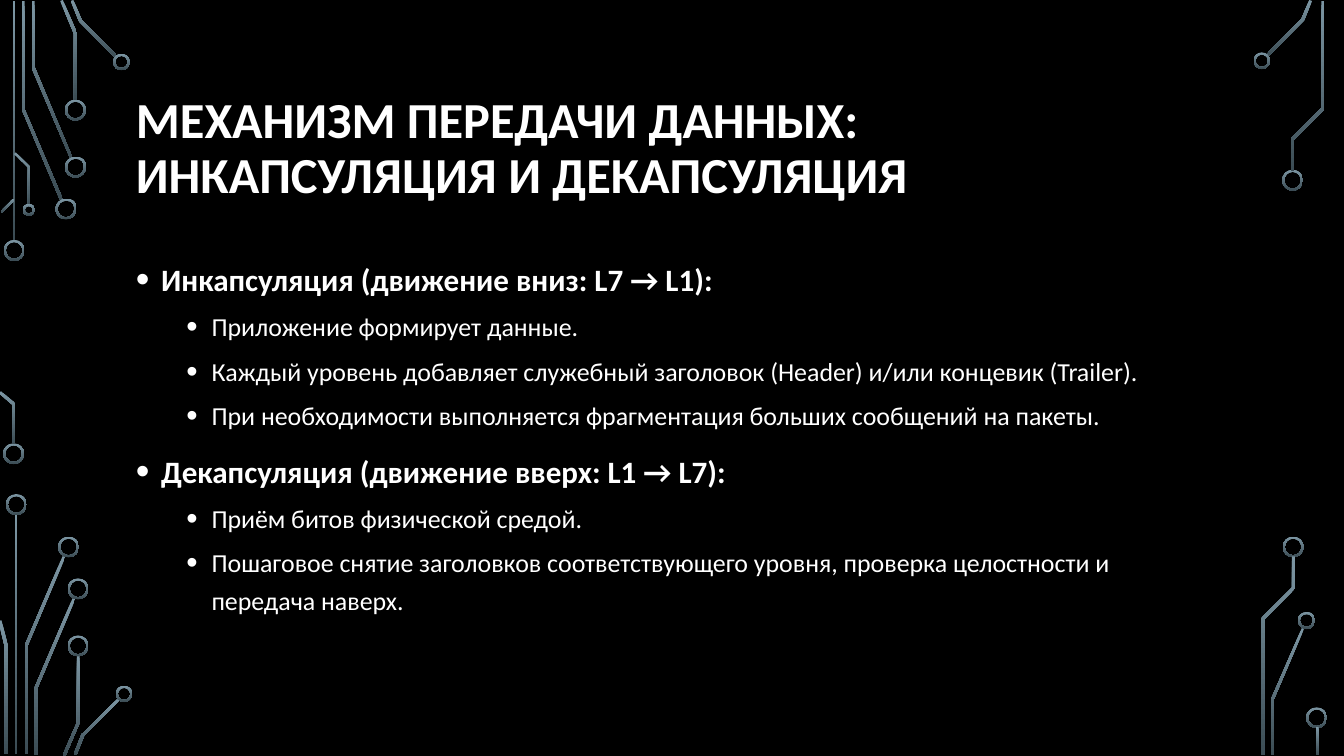
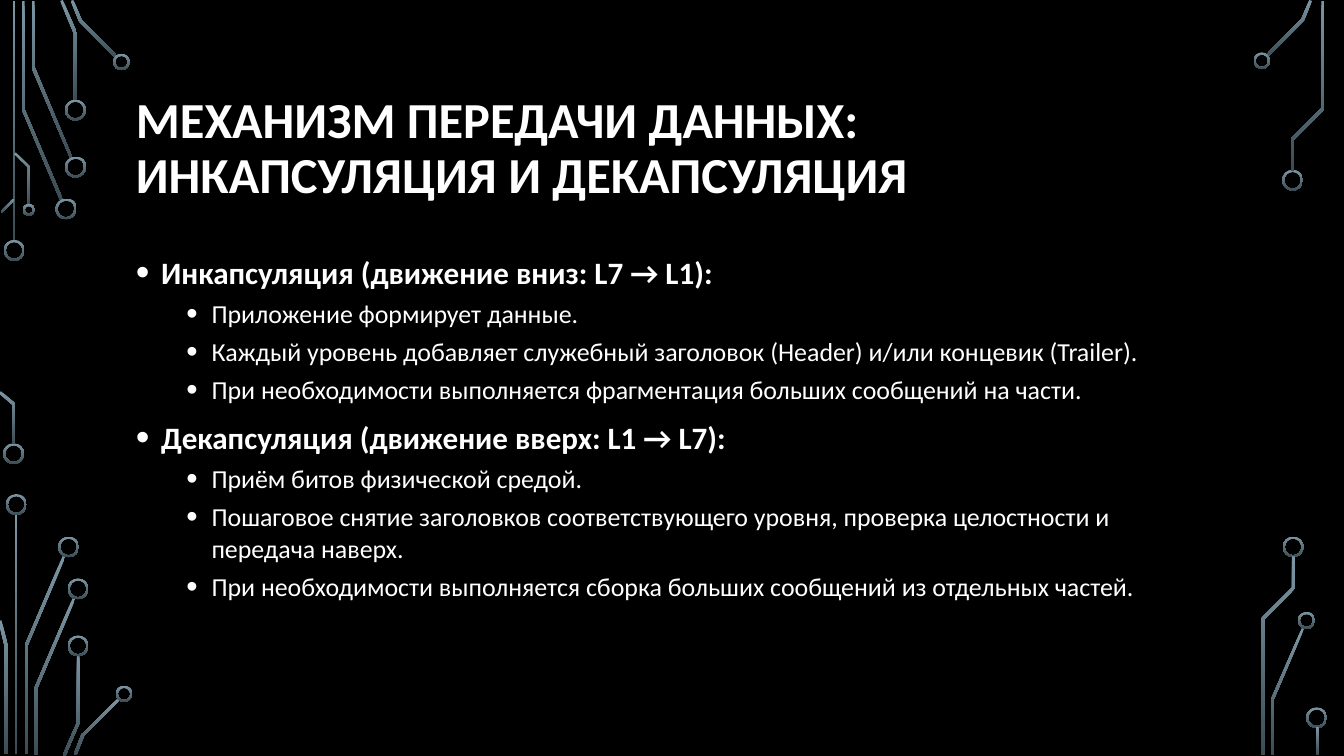
Before and after one commit to nhtgale/itn, a slide deck: slide 6 of 1.3 Architecture/1.3 Architecture.pptx. Drawn at 1344x756 pixels with LibreOffice and Linux fonts; fonts in the diff are those of the drawing; background and template pictures are left out. Boxes give left, top, right and bottom in pixels: in the first picture for what was removed or moved away, otherwise in the second. Text is boxed around its words. In the diff, an @@ line names an element or a change of style, - is before the commit and + after.

```diff
--- a/1.3 Architecture/1.3 Architecture.pptx
+++ b/1.3 Architecture/1.3 Architecture.pptx
@@ text at <box>161,261,1138,563</box>: line spacing 1.2 to 1 @@
@@ text at <box>212,381,1082,404</box>: text changed @@
-  • При необходимости выполняется фрагментация больших сообщений на пакеты.
+  • При необходимости выполняется фрагментация больших сообщений на части.
@@ text at <box>212,578,1134,601</box>: paragraph added @@
+  • При необходимости выполняется сборка больших сообщений из отдельных частей.
```
Also in this commit, not shown: 4 other slides changed, 4 slides added, 11 other files.
